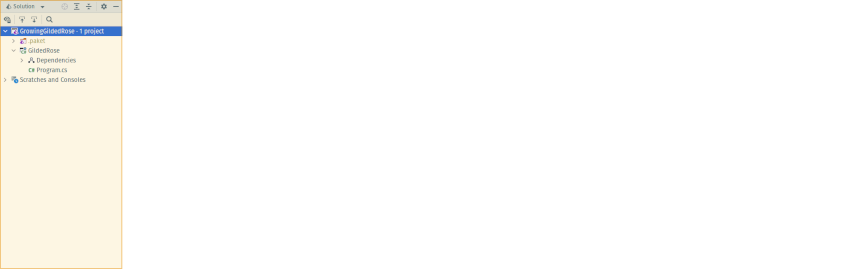
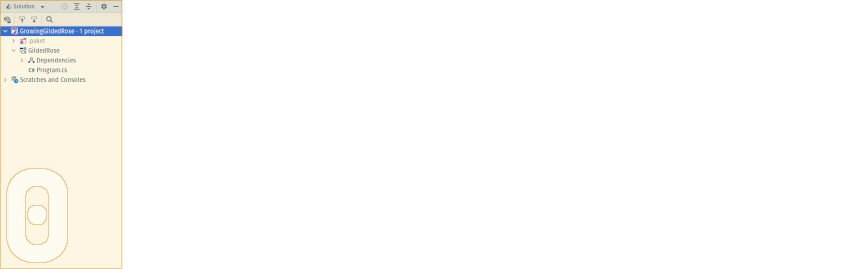
Layered file, before and after one edit (856×269). Changes by layer:
added group "numbers" with 7 layers in group "Step 0" over box(6, 168, 68, 263)
added layer "0" (50%) in group "numbers" over box(6, 168, 68, 263)
